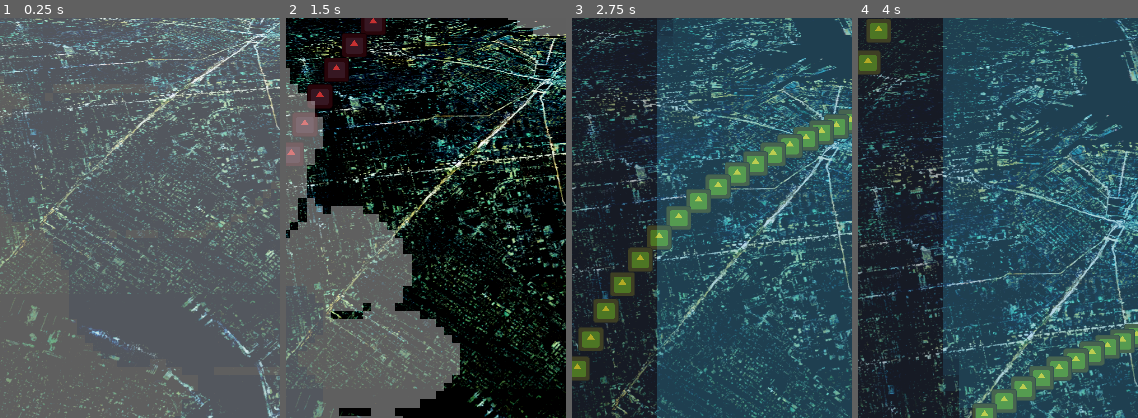
Above: before the commit, frames 1-4 (left to right).
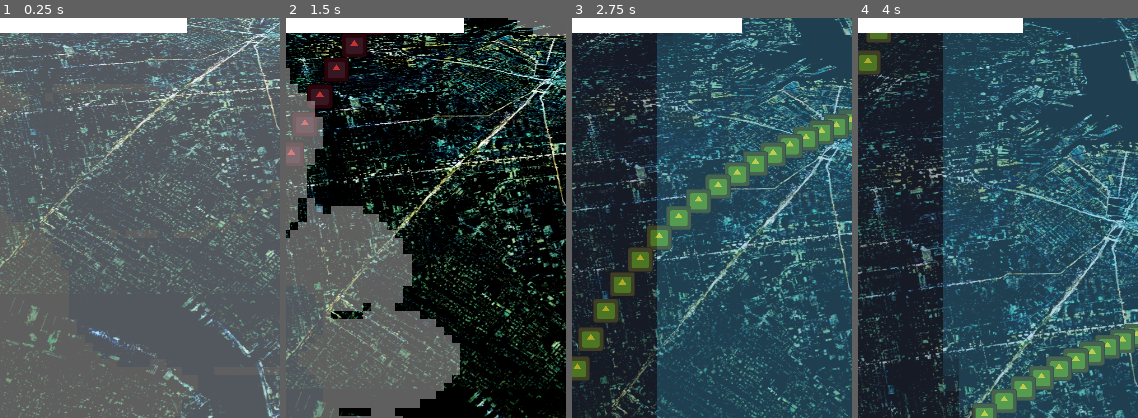
Above: after the commit, the same moments.

Repository: crayonmelon/bigmodejam
Game: Godot game, scene res://scenes/Main_Game.tscn
Two runs of this game, one before a commit and one after it. Both use one fixed random seed, a clock stepped at 60 frames per second and the inputs below. The project has no main scene, so this scene is started directly. The engine's default icon, where the game draws it, is replaced by a stand-in: a white triangle on a blue panel in a dark square.
Inputs:
- Up to frame 1 (0.25 s): no input
- Up to frame 2 (1.5 s): hold D (RIGHT) 0.53-1.28 s; hold Space (SHOOT) 0.53-1.28 s; tap E (SWAP) at 0.8, 1.35 s; hold S (DOWN) from 1.28 s (still down)
- Up to frame 3 (2.75 s): tap Space (SHOOT) at 1.55 s; release S (DOWN) at 2.03 s; hold D (RIGHT) from 2.03 s (still down); hold Space (SHOOT) from 2.03 s (still down); tap E (SWAP) at 2.3 s
- Up to frame 4 (4 s): release D (RIGHT) at 2.78 s; release Space (SHOOT) at 2.78 s; hold W (UP) 2.78-3.53 s; tap E (SWAP) at 2.85, 3.8 s; tap Space (SHOOT) at 3.05 s; hold A (LEFT) from 3.53 s (still down); hold Space (SHOOT) from 3.53 s (still down)
The pictures show only the part of the screen within x 0-50%, y 0-50%; the shares and areas given below are measured in that part.

The runs differ from the first frame. In frame 1, 2.5% of the frame differs, in the area x 0-67%, y 0-4%; in frame 2, 2.4%; in frame 3, 2.3%; in frame 4, 2.2%.

Commit message:
game_is_game

Diff:
--- a/project.godot
+++ b/project.godot
@@ -16,7 +16,7 @@
 
 [autoload]
 
-GameManager="*res://scripts/GameManager.gd"
+GameManager="*res://scenes/game_manager.tscn"
 
 [display]
 
@@ -68,8 +68,11 @@
 
 [layer_names]
 
+3d_physics/layer_1="PLAYER"
 3d_physics/layer_2="ENEMY"
 3d_physics/layer_3="COIN"
+3d_physics/layer_4="BULLET"
+3d_physics/layer_5="CLOSENESS"
 
 [rendering]
 
--- /dev/null
+++ b/scenes/AGUN.gd
@@ -0,0 +1,21 @@
+extends Node3D
+
+var bullet = preload("res://scenes/bullet.tscn")
+@onready var shoot_delay = $ShootDelay as Timer
+
+func _shoot():
+
+	GameManager._chainge_coin_val(-1)
+
+	var obj = bullet.instantiate()
+
+	get_tree().root.add_child(obj)
+
+	obj.global_position = global_position
+	obj.global_position.y = 21
+
+func _process(delta):
+
+	if Input.is_action_pressed("SHOOT")  && (not GameManager.is_heaven) && GameManager.coin > 0 && shoot_delay.is_stopped():
+		shoot_delay.start(.1)
+		_shoot()
--- /dev/null
+++ b/scenes/ChargeBar.gd
@@ -0,0 +1,11 @@
+extends ColorRect
+
+
+func _ready():
+	_update_bar()
+	GameManager.Charge_Updated.connect(_update_bar)
+	pass
+
+func _update_bar():
+	print(float(GameManager.charge)/float(GameManager.max_charge))
+	anchor_right = float(GameManager.charge)/float(GameManager.max_charge)
--- /dev/null
+++ b/scenes/CloseArea.gd
@@ -0,0 +1,13 @@
+extends Area3D
+
+func _on_area_entered(area):
+
+	if area.collision_layer == 4:
+		GameManager._chainge_coin_val(1)
+		area.queue_free()
+
+	elif area.collision_layer == 2:
+		print("points")
+
+	else:
+		return
--- a/scenes/EnemySpawnPattern/SpawnerGrid.gd
+++ b/scenes/EnemySpawnPattern/SpawnerGrid.gd
@@ -22,4 +22,3 @@
 
 func _on_timer_timeout():
 	spawn_grid()
-	pass
--- a/scenes/Main_Game.tscn
+++ b/scenes/Main_Game.tscn
@@ -8,6 +8,7 @@
 [ext_resource type="Texture2D" uid="uid://do6jkd6vp742o" path="res://sprites/icon.svg" id="5_7f0eh"]
 [ext_resource type="FontFile" uid="uid://c2esusx06bivb" path="res://font/Starting Machine.ttf" id="8_8aska"]
 [ext_resource type="PackedScene" uid="uid://gjin3y2k2v1e" path="res://scenes/EnemySpawnPattern/EnemySpawnPatterns.tscn" id="10_v3rqo"]
+[ext_resource type="Script" path="res://scenes/ChargeBar.gd" id="10_vjdvd"]
 [ext_resource type="Script" path="res://scenes/Update_coin_text.gd" id="10_wd8cs"]
 [ext_resource type="Script" path="res://scenes/UpdateHealthText.gd" id="11_2nh5u"]
 [ext_resource type="PackedScene" uid="uid://bwd0plrjj3gc5" path="res://scenes/eyeball.tscn" id="11_p1if4"]
@@ -200,6 +201,16 @@
 vertical_alignment = 1
 script = ExtResource("11_2nh5u")
 
+[node name="ColorRect" type="ColorRect" parent="CanvasLayer"]
+anchors_preset = -1
+anchor_right = 1.0
+anchor_bottom = 0.02
+offset_left = -0.112
+offset_bottom = -0.240001
+grow_horizontal = 0
+size_flags_horizontal = 8
+script = ExtResource("10_vjdvd")
+
 [node name="EnemySpawnPatterns" parent="." instance=ExtResource("10_v3rqo")]
 
 [node name="eyeball" parent="." instance=ExtResource("11_p1if4")]
--- a/scenes/MoveDownScreen.gd
+++ b/scenes/MoveDownScreen.gd
@@ -1,6 +1,8 @@
 extends CollisionObject3D
 
 @export var speed = 10
+var close_point_given = false
+
 
 func _ready():
 	_mode_swap(GameManager.is_heaven)
@@ -13,8 +15,8 @@
 
 func _mode_swap(is_heaven):
 
+	#2 = enemy
 	#4 = coin
-	#2 = enemy
 
 	if is_heaven:
 		collision_layer = 4
@@ -25,3 +27,14 @@
 
 func _on_timer_timeout():
 	$".".queue_free()
+
+func _on_area_entered(area):
+	if area.collision_layer == 8 :
+		GameManager._change_charge_val(1)
+
+		queue_free()
+		area.queue_free()
+
+	elif area.collision_layer == 16 && (not close_point_given) && (not GameManager.is_heaven):
+		GameManager._change_charge_val(1)
+		close_point_given = true
--- /dev/null
+++ b/scenes/bullet.gd
@@ -0,0 +1,8 @@
+extends CollisionObject3D
+
+@export var speed = 20
+
+func _process(delta):
+
+	global_position.z = position.z - speed * delta
+	position.x = wrapf(position.x, GameManager.WORLD_BORDER_X_MIN, GameManager.WORLD_BORDER_X_MAX)
--- /dev/null
+++ b/scenes/bullet.tscn
@@ -0,0 +1,27 @@
+[gd_scene load_steps=5 format=3 uid="uid://lh63l0jk4uqy"]
+
+[ext_resource type="Script" path="res://scenes/bullet.gd" id="1_5l584"]
+[ext_resource type="Texture2D" uid="uid://do6jkd6vp742o" path="res://sprites/icon.svg" id="2_luy2h"]
+[ext_resource type="Script" path="res://scripts/ObjectSpin.gd" id="3_dh6xg"]
+
+[sub_resource type="SphereShape3D" id="SphereShape3D_ofg57"]
+
+[node name="Bullet" type="Area3D"]
+collision_layer = 8
+script = ExtResource("1_5l584")
+
+[node name="CollisionShape3D" type="CollisionShape3D" parent="."]
+shape = SubResource("SphereShape3D_ofg57")
+
+[node name="Sprite3D" type="Sprite3D" parent="."]
+transform = Transform3D(1, 0, 0, 0, 0, 1, 0, -1, 0, 0, 0, 0)
+texture = ExtResource("2_luy2h")
+script = ExtResource("3_dh6xg")
+spin = Vector3(10, 0, 0)
+
+[node name="Timer" type="Timer" parent="."]
+wait_time = 8.0
+one_shot = true
+autostart = true
+
+[connection signal="timeout" from="Timer" to="." method="_on_timer_timeout"]
--- a/scenes/enemy.tscn
+++ b/scenes/enemy.tscn
@@ -7,6 +7,7 @@
 
 [node name="Enemy" type="Area3D"]
 collision_layer = 4
+collision_mask = 25
 script = ExtResource("1_ti7t3")
 
 [node name="CollisionShape3D" type="CollisionShape3D" parent="."]
@@ -17,8 +18,9 @@
 texture = ExtResource("2_fda5c")
 
 [node name="Timer" type="Timer" parent="."]
-wait_time = 5.0
+wait_time = 8.0
 one_shot = true
 autostart = true
 
+[connection signal="area_entered" from="." to="." method="_on_area_entered"]
 [connection signal="timeout" from="Timer" to="." method="_on_timer_timeout"]
--- a/scenes/game_manager.tscn
+++ b/scenes/game_manager.tscn
@@ -4,3 +4,7 @@
 
 [node name="GameManager" type="Node3D"]
 script = ExtResource("1_n3fd6")
+
+[node name="Timer" type="Timer" parent="."]
+wait_time = 0.1
+one_shot = true
--- a/scenes/player.tscn
+++ b/scenes/player.tscn
@@ -9,6 +9,8 @@
 [ext_resource type="Animation" uid="uid://cmb6wbvje4s5n" path="res://models/Ship/animations/ship_move_right.res" id="6_0ifs6"]
 [ext_resource type="Script" path="res://scenes/HitArea.gd" id="8_07g13"]
 [ext_resource type="Texture2D" uid="uid://bvrfcoryrh8ol" path="res://sprites/circle.png" id="8_ohe2o"]
+[ext_resource type="Script" path="res://scenes/CloseArea.gd" id="10_1xioh"]
+[ext_resource type="Script" path="res://scenes/AGUN.gd" id="10_qrvvr"]
 
 [sub_resource type="StandardMaterial3D" id="StandardMaterial3D_3trem"]
 resource_name = "Material"
@@ -347,6 +349,9 @@
 
 [sub_resource type="SphereShape3D" id="SphereShape3D_fk7ki"]
 
+[sub_resource type="CylinderShape3D" id="CylinderShape3D_m8cwi"]
+radius = 1.59727
+
 [node name="Node3D" type="CharacterBody3D"]
 script = ExtResource("1_0vmp4")
 
@@ -445,7 +450,7 @@
 bones/11/rest = Transform3D(1, 0, 0, 0, 1, 0, 0, 0, 1, 0, 0.337975, 0.0458548)
 bones/11/enabled = true
 bones/11/position = Vector3(0, 0.337975, 0.0458548)
-bones/11/rotation = Quaternion(-0.0523973, -0.294027, -0.203932, 0.932317)
+bones/11/rotation = Quaternion(0.0356161, -0.251085, -0.151245, 0.955412)
 bones/11/scale = Vector3(1, 1, 1)
 bones/12/name = "upTorso"
 bones/12/parent = 11
@@ -466,7 +471,7 @@
 bones/14/rest = Transform3D(1, 2.37262e-07, 2.14963e-07, -2.37262e-07, 0.0983797, 0.995149, 2.14963e-07, -0.995149, 0.0983797, 1.34327e-07, 1.51327, 1.09032e-07)
 bones/14/enabled = true
 bones/14/position = Vector3(1.34327e-07, 1.51327, 1.09032e-07)
-bones/14/rotation = Quaternion(-0.558828, 0.0562151, 0.135631, 0.816184)
+bones/14/rotation = Quaternion(-0.496827, 0.0153109, 0.170689, 0.850761)
 bones/14/scale = Vector3(1, 1, 1)
 bones/15/name = "foreArm.L"
 bones/15/parent = 14
@@ -487,7 +492,7 @@
 bones/17/rest = Transform3D(1, -1.1863e-06, 1.07482e-06, 1.18631e-06, 0.0983797, -0.995149, 1.07481e-06, 0.995149, 0.0983797, 2.85238e-07, 1.51327, 1.30517e-06)
 bones/17/enabled = true
 bones/17/position = Vector3(2.85238e-07, 1.51327, 1.30517e-06)
-bones/17/rotation = Quaternion(0.402073, 0.129449, -0.00751242, 0.906379)
+bones/17/rotation = Quaternion(0.450563, 0.197172, -0.0817796, 0.86685)
 bones/17/scale = Vector3(1, 1, 1)
 bones/18/name = "foreArm.R"
 bones/18/parent = 17
@@ -553,11 +558,19 @@
 texture = ExtResource("8_ohe2o")
 
 [node name="HitArea2" type="Area3D" parent="."]
-transform = Transform3D(4.93586, 0, 0, 0, 1, 0, 0, 0, 4.93586, 0, 0, 0)
+collision_layer = 16
 collision_mask = 6
+script = ExtResource("10_1xioh")
 
 [node name="CollisionShape3D" type="CollisionShape3D" parent="HitArea2"]
-shape = SubResource("SphereShape3D_fk7ki")
+shape = SubResource("CylinderShape3D_m8cwi")
+
+[node name="AGUN" type="Node3D" parent="."]
+script = ExtResource("10_qrvvr")
+
+[node name="ShootDelay" type="Timer" parent="AGUN"]
+wait_time = 0.1
+one_shot = true
 
 [connection signal="area_entered" from="HitArea" to="." method="_on_hit_area_area_entered"]
 [connection signal="area_entered" from="HitArea" to="HitArea" method="_on_area_entered"]
--- a/scripts/GameManager.gd
+++ b/scripts/GameManager.gd
@@ -4,10 +4,14 @@
 
 signal Coin_Updated
 signal Health_Updated
+signal Charge_Updated
 
 var max_health = 3
 var health = max_health
 var coin = 0
+
+var max_charge = 300
+var charge = 100
 
 const WORLD_BORDER_X_MIN = -14
 const WORLD_BORDER_X_MAX = 14
@@ -18,11 +22,23 @@
 
 var is_heaven = false
 
+func _process(delta):
+	if is_heaven:
+		_Charge_count_down()
+
 func _input(event):
-	if event.is_action_pressed("SWAP"):
-		is_heaven = !is_heaven
+	if event.is_action_pressed("SWAP") and charge > 0:
+		_swap_mode()
 
+func _swap_mode(value = null):
+
+	if value != null:
+		is_heaven = value
 		Swap_Mode.emit(is_heaven)
+		return
+
+	is_heaven = !is_heaven
+	Swap_Mode.emit(is_heaven)
 
 func _chainge_coin_val(value):
 	coin += value
@@ -39,3 +55,21 @@
 func _set_coin(value):
 	coin = value
 	Coin_Updated.emit()
+
+func _change_charge_val(value):
+	charge += value
+	Charge_Updated.emit()
+	if charge <= 0:
+		_swap_mode(false)
+
+func _set_charge(value):
+	charge = value
+	Charge_Updated.emit()
+
+@onready var timer = $Timer
+
+func _Charge_count_down():
+
+	if timer.is_stopped():
+		_change_charge_val(-1)
+		$Timer.start()
Not shown: 1 places in scenes/Main_Game.tscn that only renumber resources
Not shown: 1 places in scenes/player.tscn that only renumber resources
